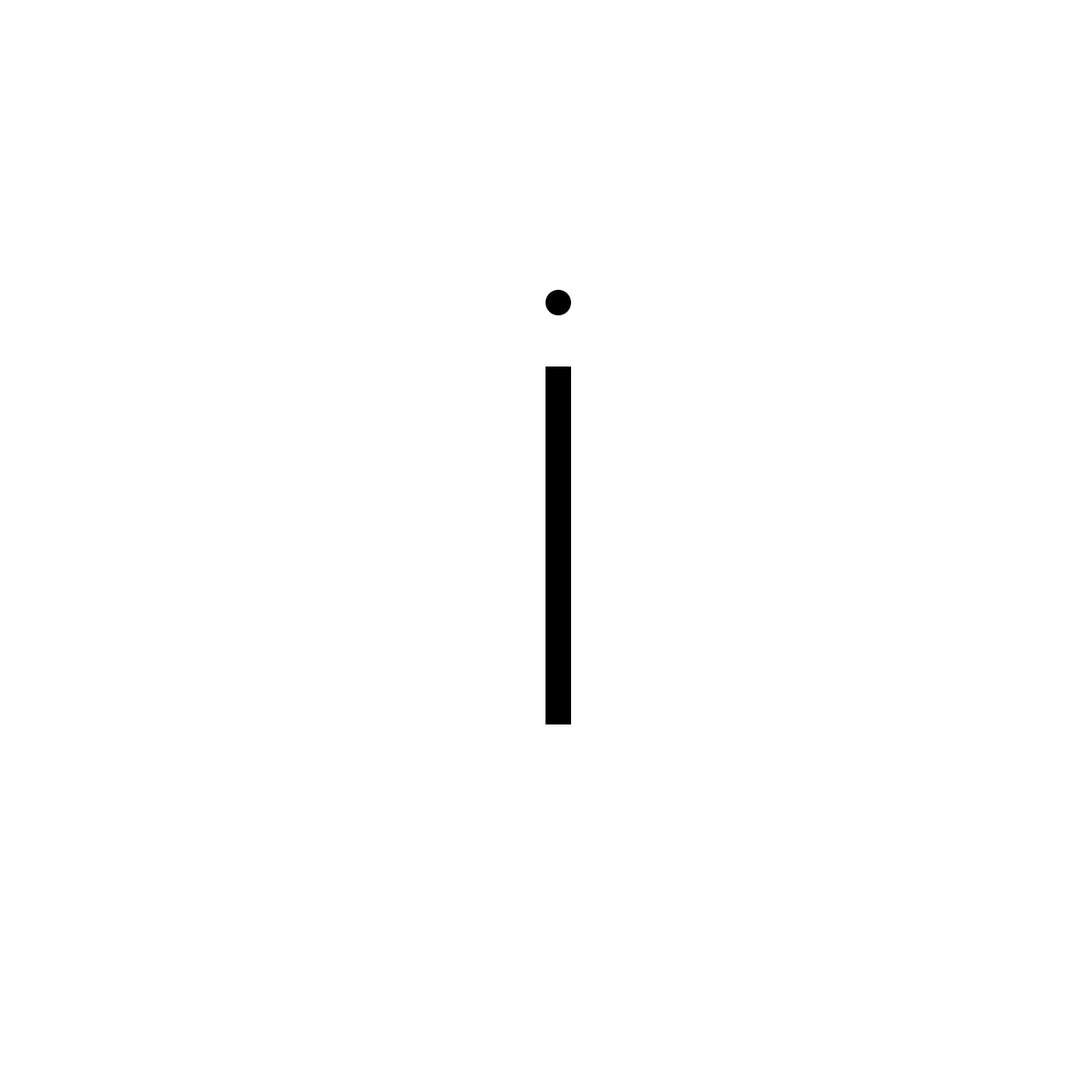
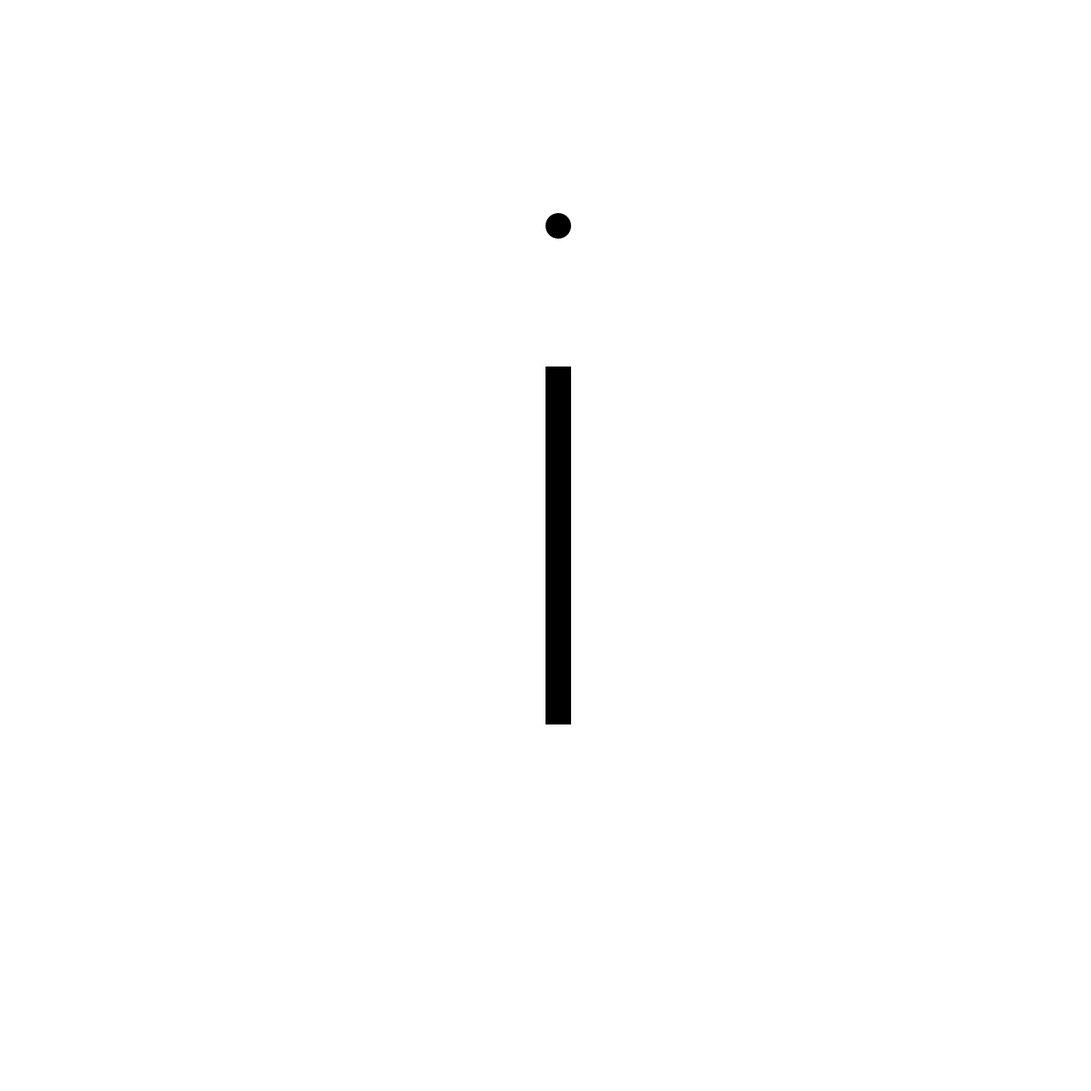
Layer changes from the first (1091, 1091) image to the second:
pixels changed over 545, 213, 572, 316 (layer not identified)
